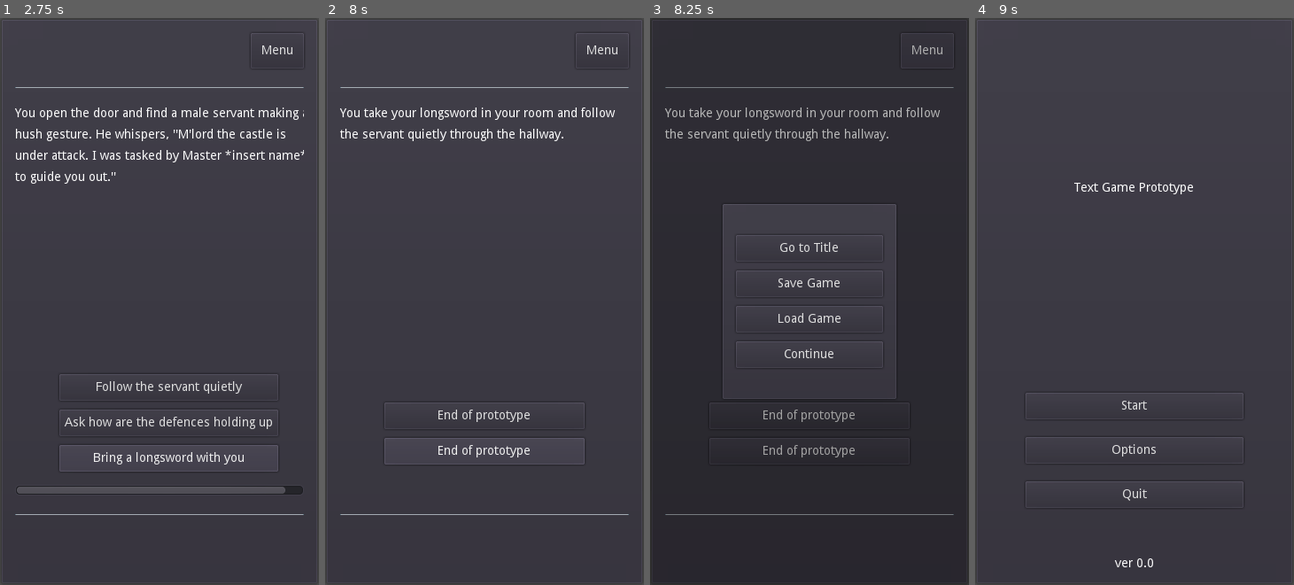
Above: before the commit, frames 1-4 (left to right).
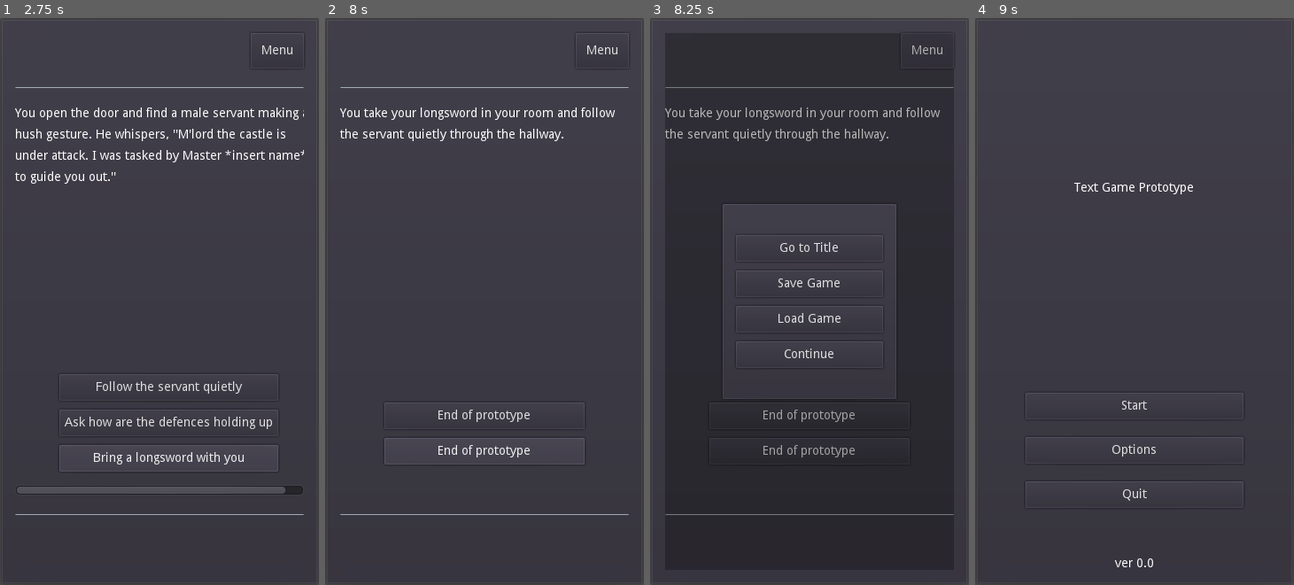
Above: after the commit, the same moments.

Repository: philipuriarte/A-Churchyard-of-Orphans
Game: Godot game, scene res://scenes/main.tscn
Two runs of this game, one before a commit and one after it. Both use one fixed random seed, a clock stepped at 60 frames per second and the inputs below.
Inputs:
- Up to frame 1 (2.75 s): click "Start" at 0.5 s; click "Continue" at 1.25 s; click "Open the door" at 2 s
- Up to frame 2 (8 s): click "Follow the servant quietly" at 2.75 s; click "End of prototype" at 3.5 s; click "End of prototype" at 4.25 s; click "End of prototype" at 5 s; click "End of prototype" at 5.75 s; click "End of prototype" at 6.5 s; click "End of prototype" at 7.25 s
- Up to frame 3 (8.25 s): click "Menu" at 8 s
- Up to frame 4 (9 s): click "Go to Title" at 8.75 s

Frames 1-2 are identical in both runs. In frame 3, 0.2% of the frame differs, in the area x 0-100%, y 0-17%; in frame 4, nothing differs.

Commit message:
Move PopupMenu instance in game_screen below root node

Diff:
--- a/scenes/game_screen.tscn
+++ b/scenes/game_screen.tscn
@@ -8,6 +8,15 @@
 margin_right = 360.0
 margin_bottom = 640.0
 script = ExtResource( 1 )
+
+[node name="PopupMenu" parent="." instance=ExtResource( 3 )]
+unique_name_in_owner = true
+anchor_right = 0.0
+anchor_bottom = 0.0
+margin_left = 17.0
+margin_top = 17.0
+margin_right = 343.0
+margin_bottom = 623.0
 
 [node name="MarginContainer" type="MarginContainer" parent="."]
 margin_left = 7.0
@@ -45,9 +54,6 @@
 focus_mode = 0
 text = "Menu"
 
-[node name="PopupMenu" parent="MarginContainer/MainCointainer/TopContainer/MenuButton" instance=ExtResource( 3 )]
-unique_name_in_owner = true
-
 [node name="TopSeparator" type="HSeparator" parent="MarginContainer/MainCointainer"]
 margin_top = 60.0
 margin_right = 326.0
